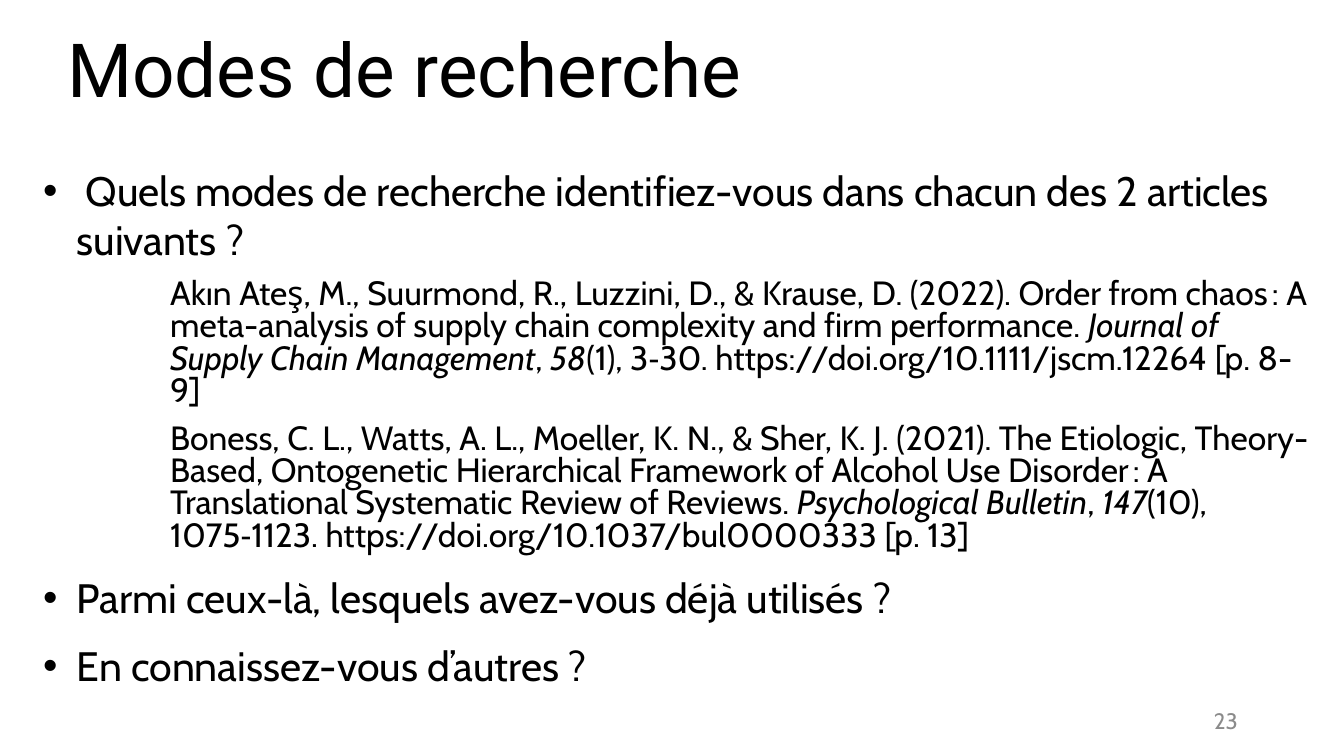
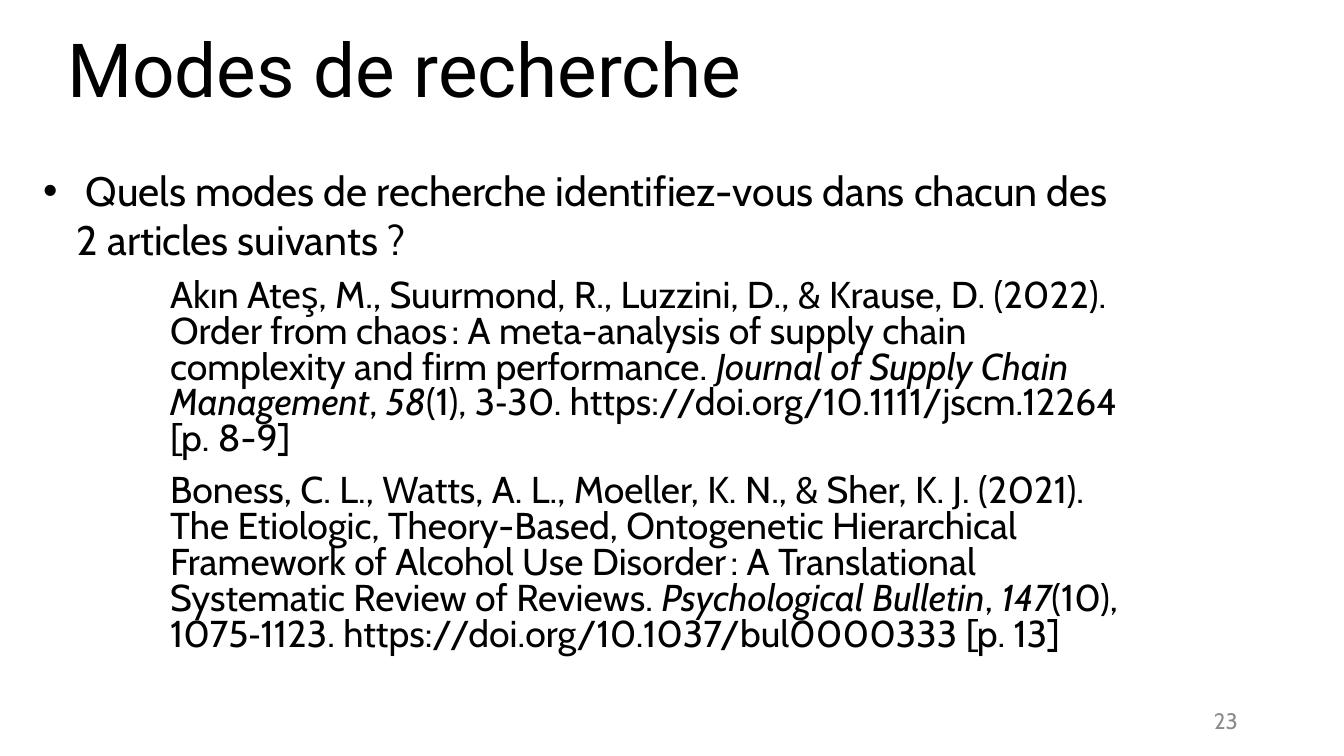
Before and after one commit to fflamerie/intro_revlit, a slide deck: slide 23 of docs/Intro_RevLit.odp. Drawn at 1344x756 pixels with LibreOffice and Linux fonts; fonts in the diff are those of the drawing. Boxes give left, top, right and bottom in pixels: in the first picture for what was removed or moved away, otherwise in the second. Text is boxed around its words. In the diff, an @@ line names an element or a change of style, - is before the commit and + after.

```diff
--- a/docs/Intro_RevLit.odp
+++ b/docs/Intro_RevLit.odp
@@ text at (170, 280, 1118, 655): size 18 to 20 pt in "Akın Ateş, M., Suurmond, R., Luzzini, D., ...", "Boness, C. L., Watts, A. L., Moeller, ..." @@
@@ text at (77, 582, 864, 682): paragraphs removed @@
-• Parmi ceux-là, lesquels avez-vous déjà utilisés ?
-• En connaissez-vous d’autres ?
```
Also in this commit, not shown: 7 other slides changed, 1 slide added, 1 slide removed, 10 other files.
